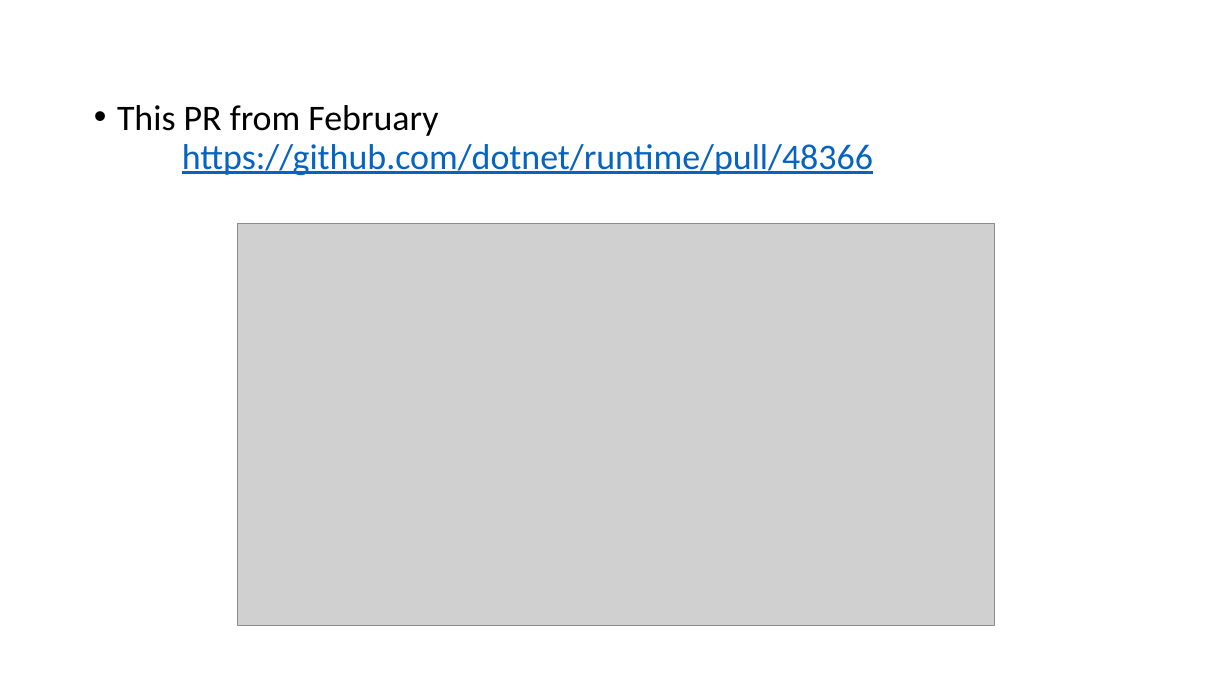
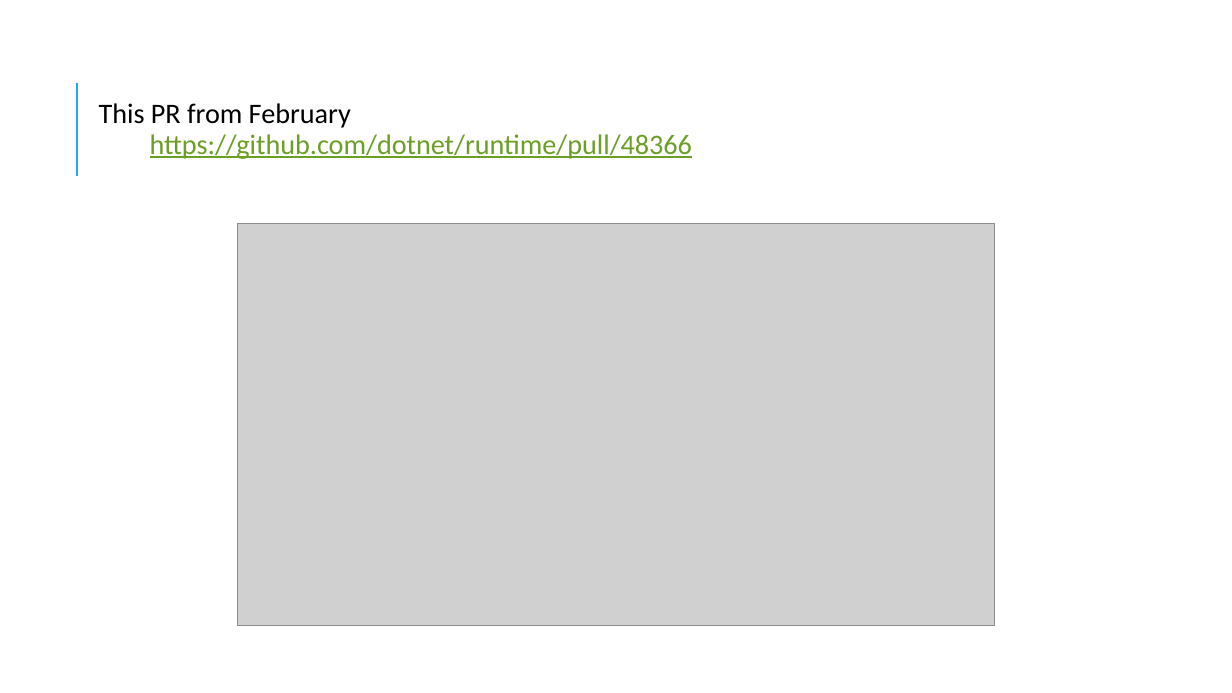
Before and after one commit to clivetong/Talks, a slide deck: slide 2 of EnCForTheWin/HotReloadAndEditAndContinue.pptx. Drawn at 1232x693 pixels with LibreOffice and Linux fonts; fonts in the diff are those of the drawing; grey boxes stand for pictures. Boxes give left, top, right and bottom in pixels: in the first picture for what was removed or moved away, otherwise in the second. Text is boxed around its words. In the diff, an @@ line names an element or a change of style, - is before the commit and + after.

Commit message:
Add design

```diff
--- a/EnCForTheWin/HotReloadAndEditAndContinue.pptx
+++ b/EnCForTheWin/HotReloadAndEditAndContinue.pptx
@@ line added from (77, 176) to (77, 83), #1CADE4 1.5 pt @@
@@ text "This PR from February https://github.com/dotnet/runtime/pull ..." at box(99, 103, 693, 159): size 28 to 22 pt; text colour #0563C1 to #6B9F25 in "https://github.com/dotnet/runtime/pull/48366"; bullet • to  ; more space between paragraphs @@
```
Also in this commit, not shown: 13 other slides changed.
